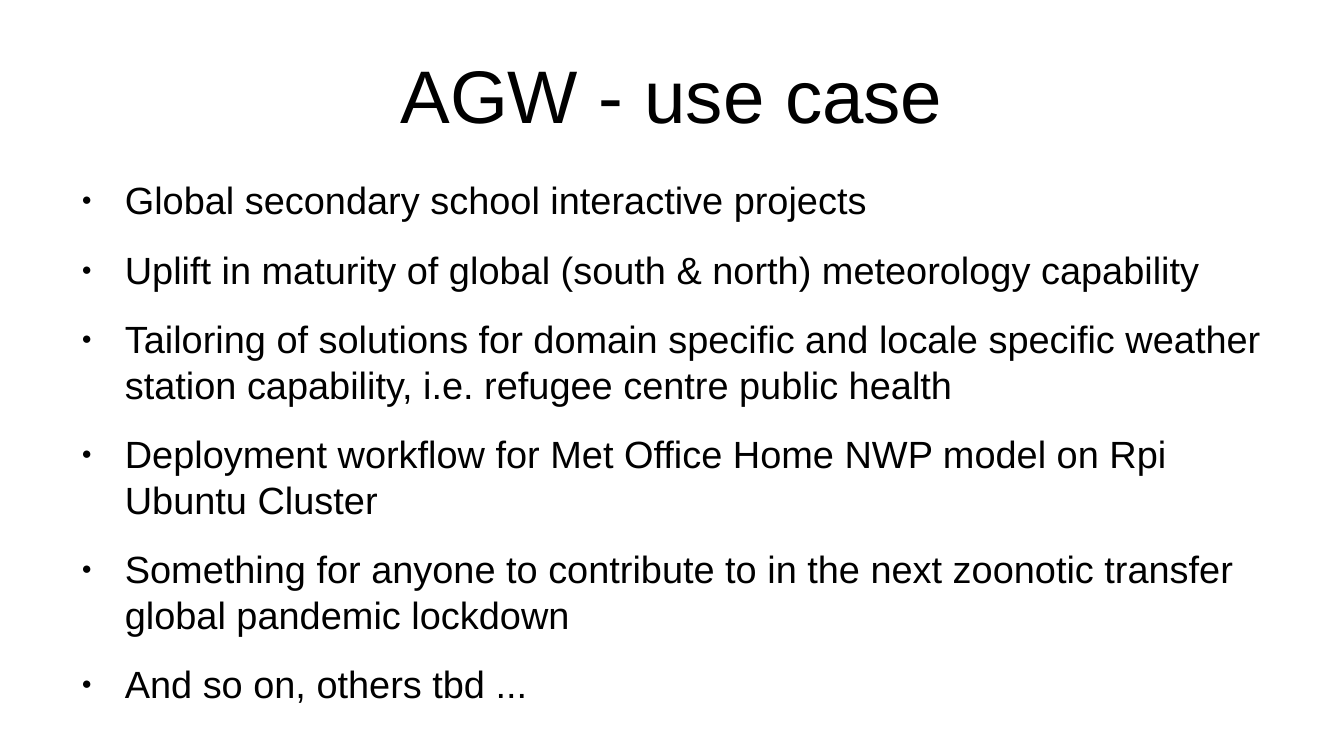
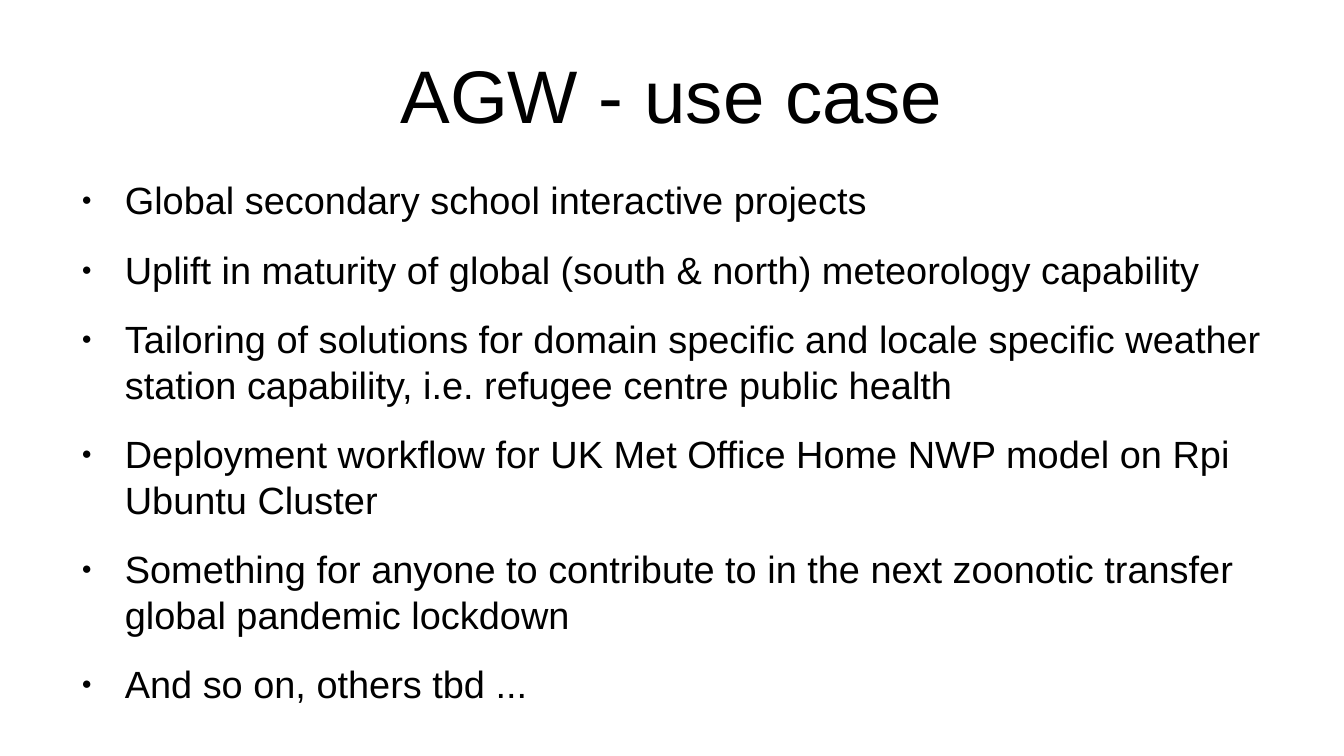
Before and after one commit to YorkEarwaker/Climate-Model, a slide deck: slide 14 of ppm/anthropogenic-global-warming-context.odp (slide 12 before the commit). Drawn at 1344x756 pixels with LibreOffice and Linux fonts; fonts in the diff are those of the drawing. Boxes give left, top, right and bottom in pixels: in the first picture for what was removed or moved away, otherwise in the second. Text is boxed around its words. In the diff, an @@ line names an element or a change of style, - is before the commit and + after.

Commit message:
update

```diff
--- a/ppm/anthropogenic-global-warming-context.odp
+++ b/ppm/anthropogenic-global-warming-context.odp
@@ text at (125,440,1230,515): text changed @@
-● Deployment workflow for Met Office Home NWP model on Rpi Ubuntu Cluster
+● Deployment workflow for UK Met Office Home NWP model on Rpi Ubuntu Cluster
```
Also in this commit, not shown: 3 other slides changed, 4 slides added.
